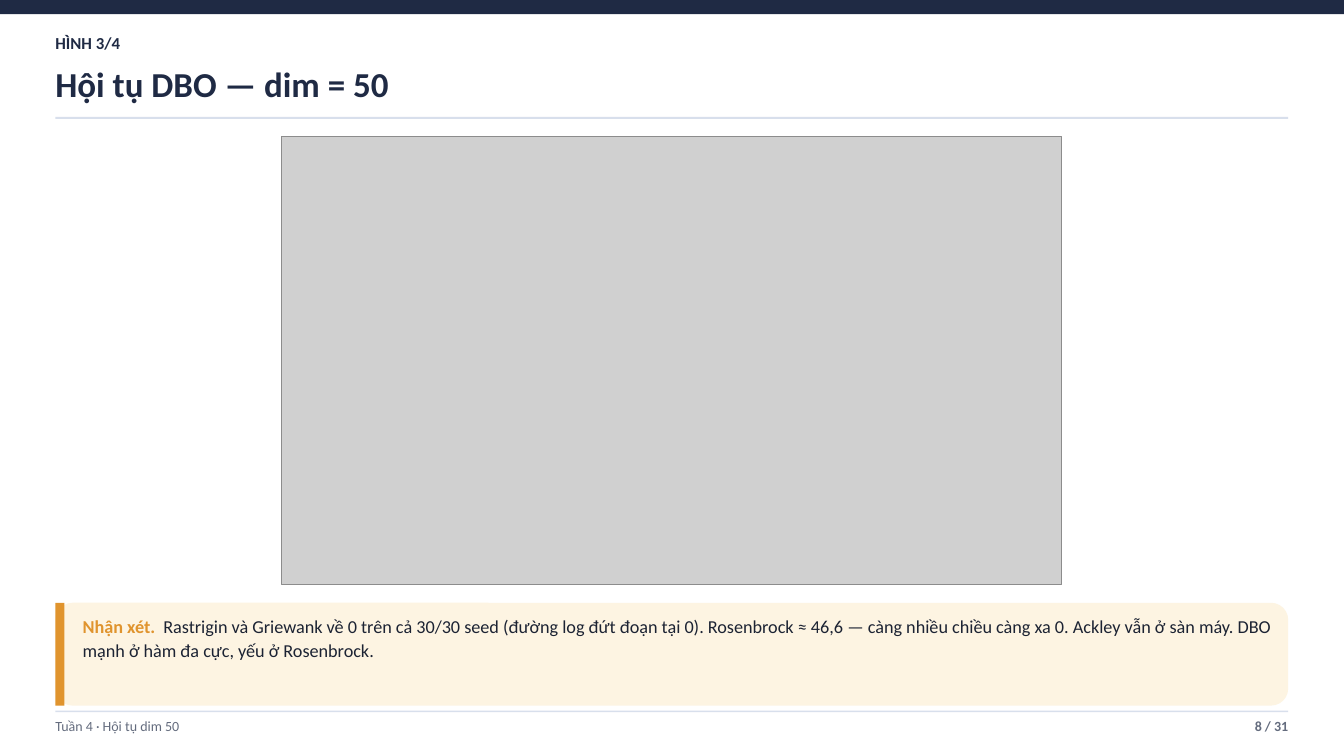
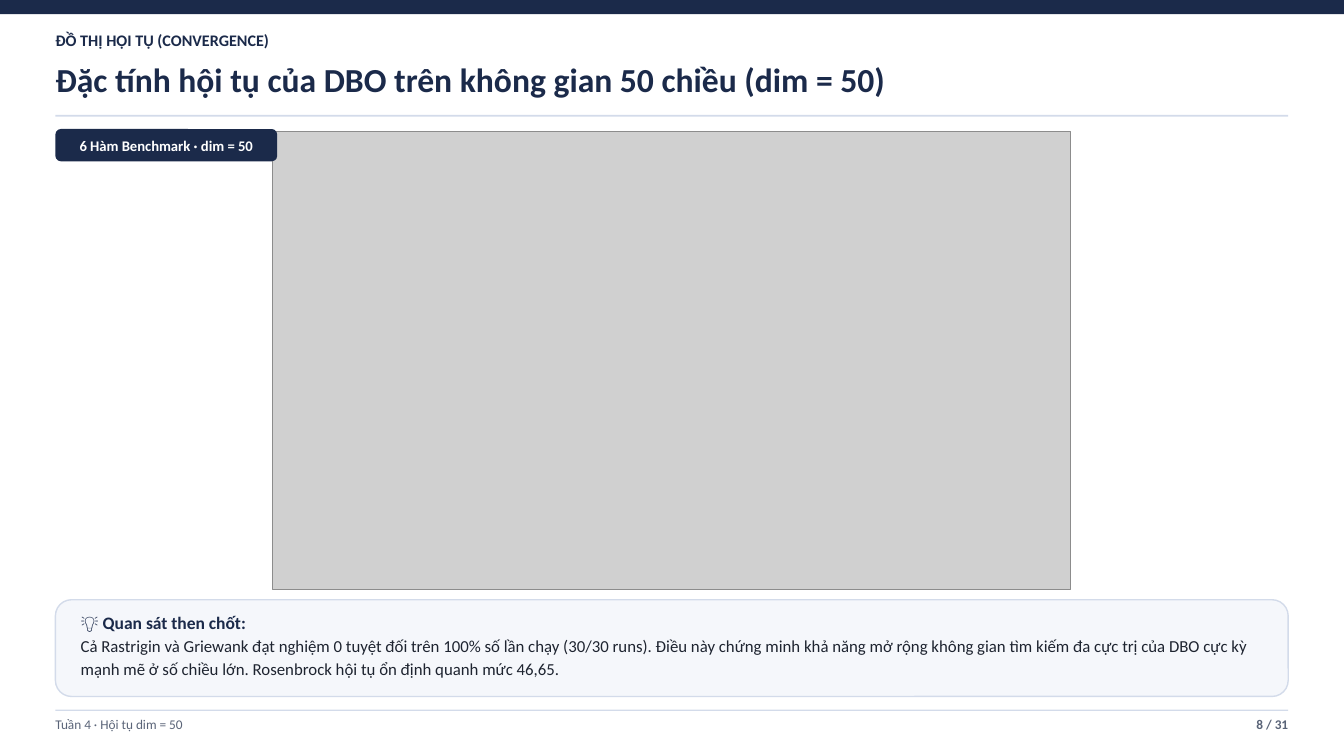
Before and after one commit to duylequang2303/DBO_heathcare, a slide deck: slide 8 of docs/Slide_Tuan_4_5_6_DBO_IDBO.pptx. Drawn at 1344x756 pixels with LibreOffice and Linux fonts; fonts in the diff are those of the drawing; grey boxes stand for pictures. Boxes give left, top, right and bottom in pixels: in the first picture for what was removed or moved away, otherwise in the second. Text is boxed around its words. In the diff, an @@ line names an element or a change of style, - is before the commit and + after.

```diff
--- a/docs/Slide_Tuan_4_5_6_DBO_IDBO.pptx
+++ b/docs/Slide_Tuan_4_5_6_DBO_IDBO.pptx
@@ text at (55,33,268,49): text changed; size 12 to 11.5 pt; text colour #1F2A44 to #1B2A4A @@
-HÌNH 3/4
+ĐỒ THỊ HỘI TỤ (CONVERGENCE)
@@ text at (55,66,884,98): text changed; size 25 to 24 pt; text colour #1F2A44 to #1B2A4A @@
-Hội tụ DBO — dim = 50
+Đặc tính hội tụ của DBO trên không gian 50 chiều (dim = 50)
@@ rectangle at (55,115,1289,117): fill #D8DFEC to #D3DBEA @@
@@ rounded rectangle added at (55,129,277,161), fill #1B2A4A @@
@@ text added at (80,140,253,151), 10.5 pt, text #FFFFFF, bold @@
+6 Hàm Benchmark · dim = 50
@@ picture: place and size @@
-picture at (281,136,1062,585)
+picture at (273,131,1071,590)
@@ rounded rectangle: place and size @@
-rounded rectangle at (55,603,1289,706)
+rounded rectangle at (55,600,1289,697)
@@ rounded rectangle at (55,600,1289,697): fill #FDF4E2 to #F5F7FB; outline none to #D3DBEA 1 pt @@
@@ rectangle removed at (55,603,65,706) @@
@@ text at (81,615,1246,678): text changed; size 13 to 12 pt; text colour #1C2333 to #1E2430 @@
-Nhận xét. Rastrigin và Griewank về 0 trên cả 30/30 seed (đường log đứt đoạn tại 0). Rosenbrock ≈ 46,6 — càng nhiều chiều càng xa 0. Ackley vẫn ở sàn máy. DBO mạnh ở hàm đa cực, yếu ở Rosenbrock.
+💡 Quan sát then chốt:
+Cả Rastrigin và Griewank đạt nghiệm 0 tuyệt đối trên 100% số lần chạy (30/30 runs). Điều này chứng minh khả năng mở rộng không gian tìm kiếm đa cực trị của DBO cực kỳ mạnh mẽ ở số chiều lớn. Rosenbrock hội tụ ổn định quanh mức 46,65.
@@ text at (55,719,182,731): text changed; size 10 to 9.5 pt; text colour #646C7E to #5A6478 @@
-Tuần 4 · Hội tụ dim 50
+Tuần 4 · Hội tụ dim = 50
@@ text "8 / 31" at (1256,720,1288,729): size 10 to 9.5 pt, text colour #646C7E to #5A6478 @@
```
Also in this commit, not shown: 25 other slides changed, 5 slides added, 5 slides removed, 9 other files.
